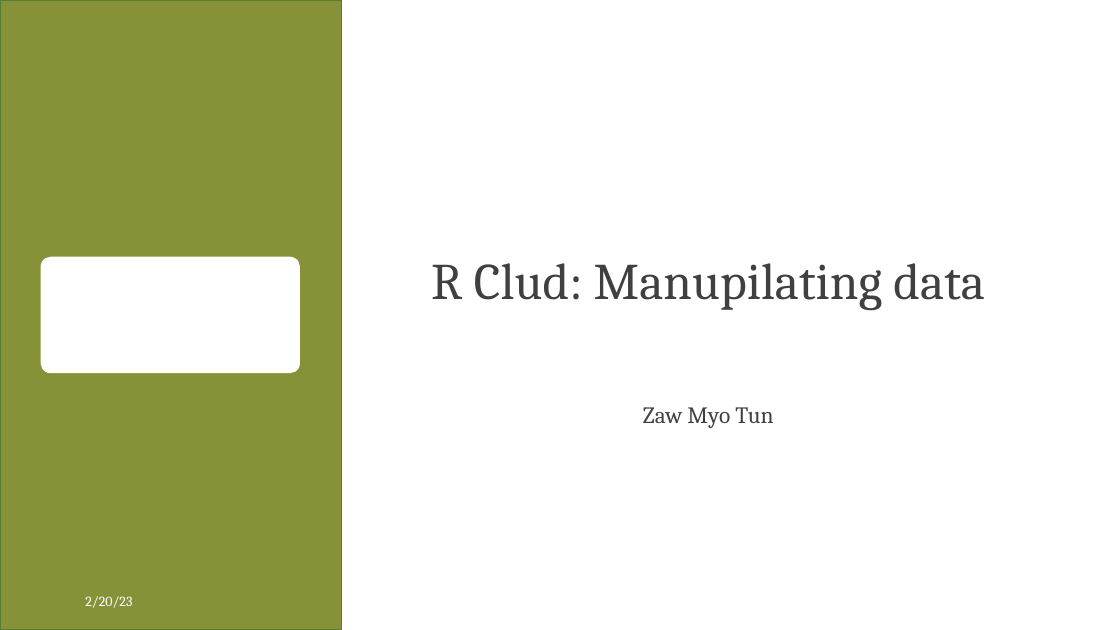
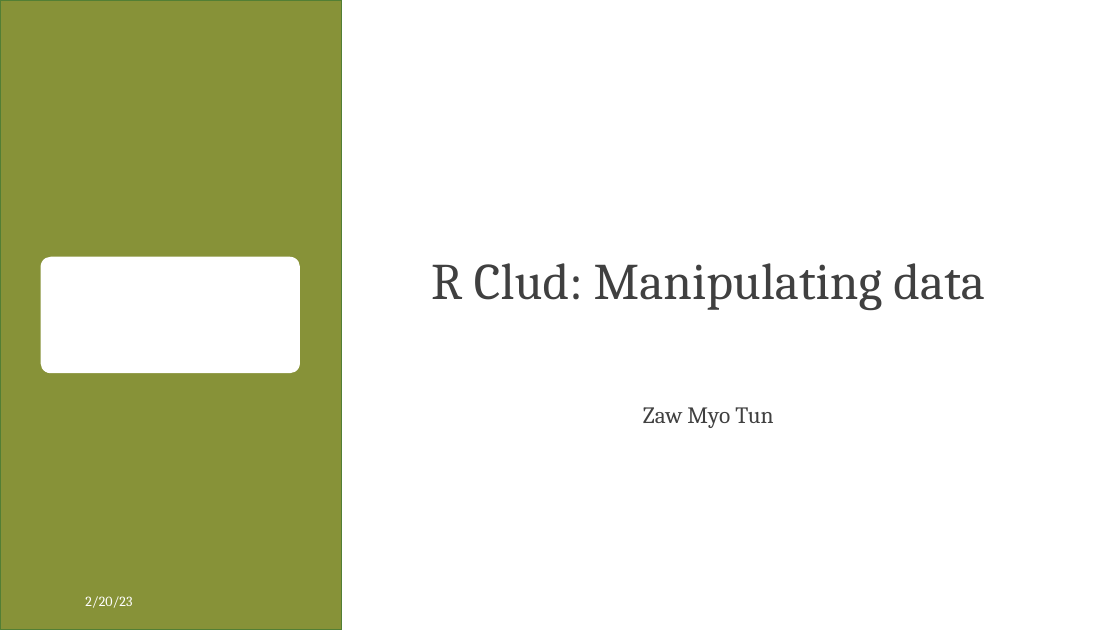
Before and after one commit to zawmtun/r_club, a slide deck: slide 1 of ex/03_manipulating_data.pptx. Drawn at 1120x630 pixels with LibreOffice and Linux fonts; fonts in the diff are those of the drawing; background and template pictures are left out. Boxes give left, top, right and bottom in pixels: in the first picture for what was removed or moved away, otherwise in the second. Text is boxed around its words. In the diff, an @@ line names an element or a change of style, - is before the commit and + after.

```diff
--- a/ex/03_manipulating_data.pptx
+++ b/ex/03_manipulating_data.pptx
@@ title at (x1=431, y1=263, x2=985, y2=311): text changed @@
-R Clud: Manupilating data
+R Clud: Manipulating data
```
Also in this commit, not shown: 5 other files.
